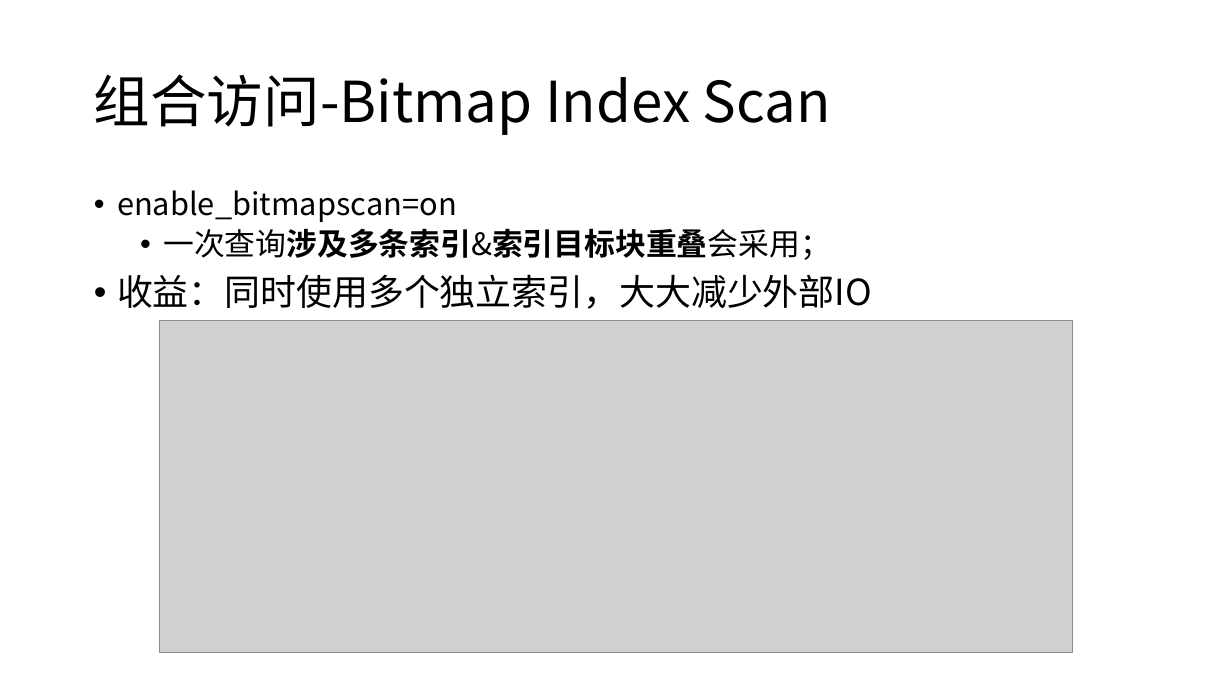
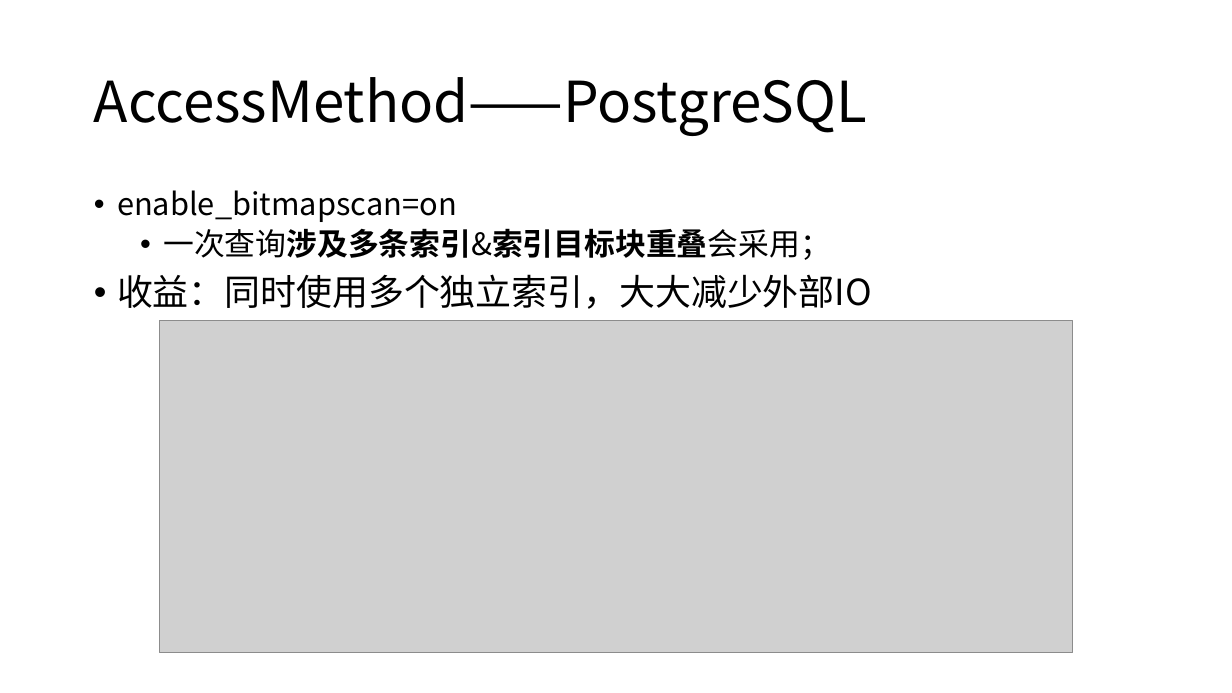
Before and after one commit to yummyliu/papers, a slide deck: slide 8 of 工作分享.pptx (slide 10 before the commit). Drawn at 1232x693 pixels with LibreOffice and Linux fonts; fonts in the diff are those of the drawing; grey boxes stand for pictures. Boxes give left, top, right and bottom in pixels: in the first picture for what was removed or moved away, otherwise in the second. Text is boxed around its words. In the diff, an @@ line names an element or a change of style, - is before the commit and + after.

```diff
--- a/工作分享.pptx
+++ b/工作分享.pptx
@@ title at (94, 77, 867, 136): text changed @@
-组合访问-Bitmap Index Scan
+AccessMethod——PostgreSQL
```
Also in this commit, not shown: 19 other slides changed, 7 slides added, 8 slides removed.
